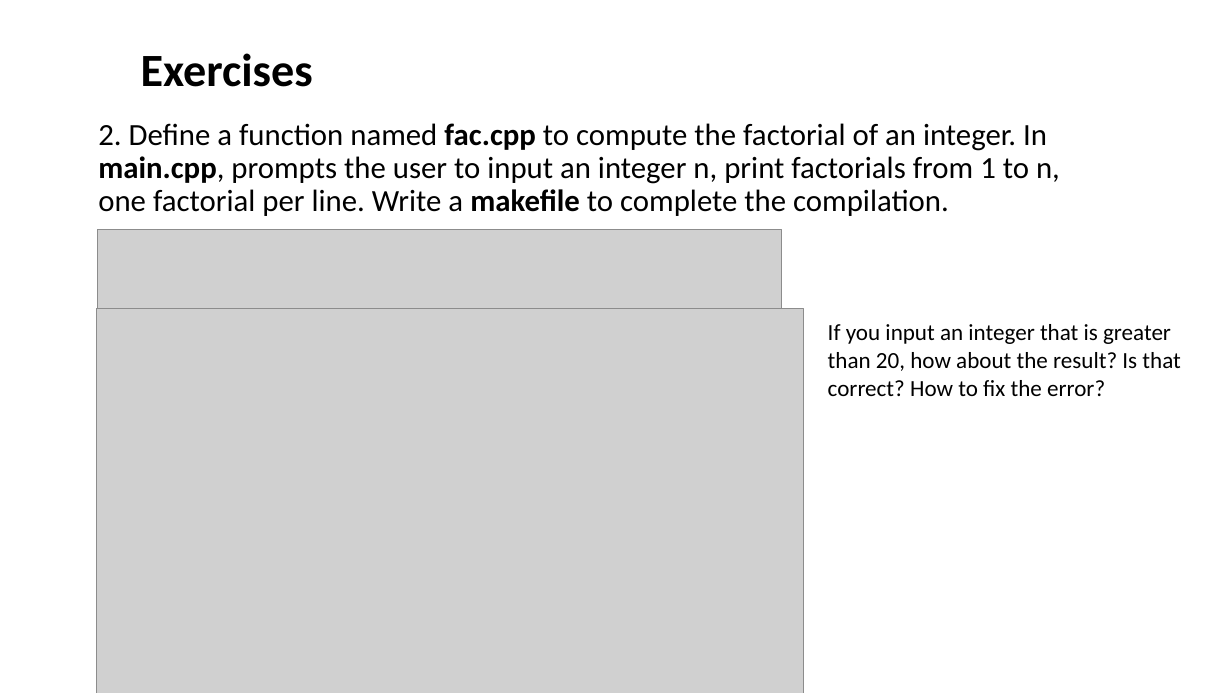
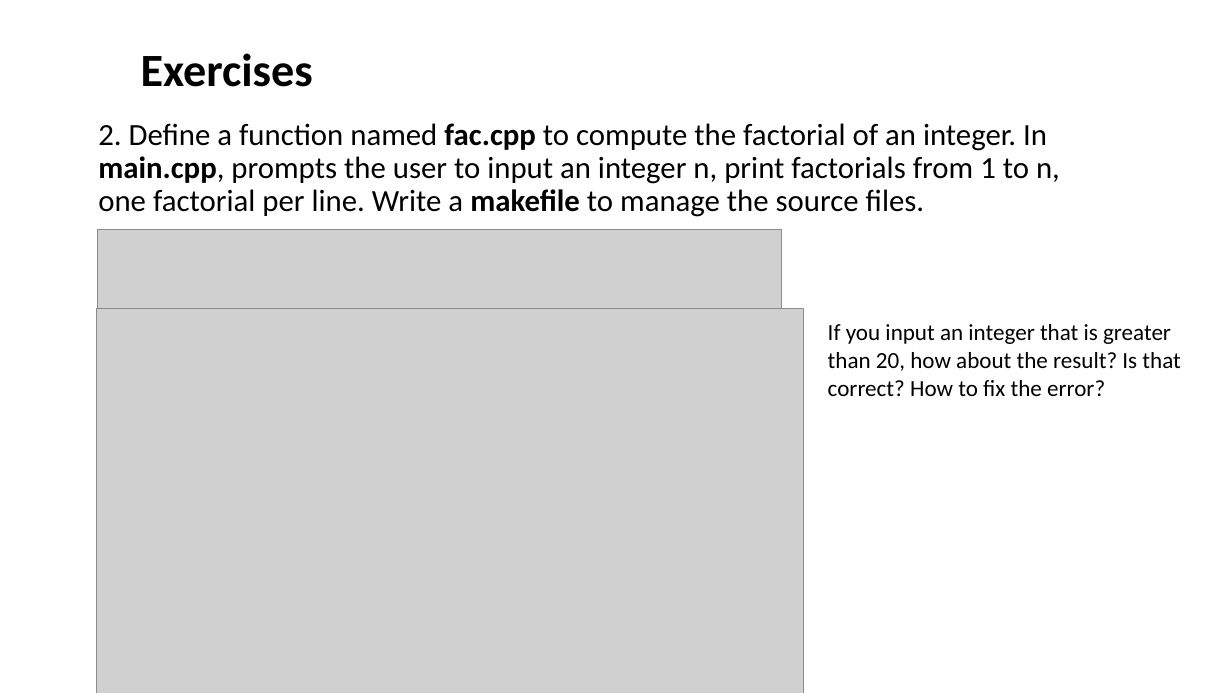
Before and after one commit to ShiqiYu/CPP, a slide deck: slide 16 of week03/Lab03.pptx. Drawn at 1232x693 pixels with LibreOffice and Linux fonts; fonts in the diff are those of the drawing; grey boxes stand for pictures; background and template pictures are left out. Boxes give left, top, right and bottom in pixels: in the first picture for what was removed or moved away, otherwise in the second. Text is boxed around its words. In the diff, an @@ line names an element or a change of style, - is before the commit and + after.

```diff
--- a/week03/Lab03.pptx
+++ b/week03/Lab03.pptx
@@ title at (x1=98, y1=123, x2=1060, y2=217): text changed @@
-2. Define a function named fac.cpp to compute the factorial of an integer. In main.cpp, prompts the user to input an integer n, print factorials from 1 to n, one factorial per line. Write a makefile to complete the compilation.
+2. Define a function named fac.cpp to compute the factorial of an integer. In main.cpp, prompts the user to input an integer n, print factorials from 1 to n, one factorial per line. Write a makefile to manage the source files.
```
Also in this commit, not shown: 2 other slides changed.
